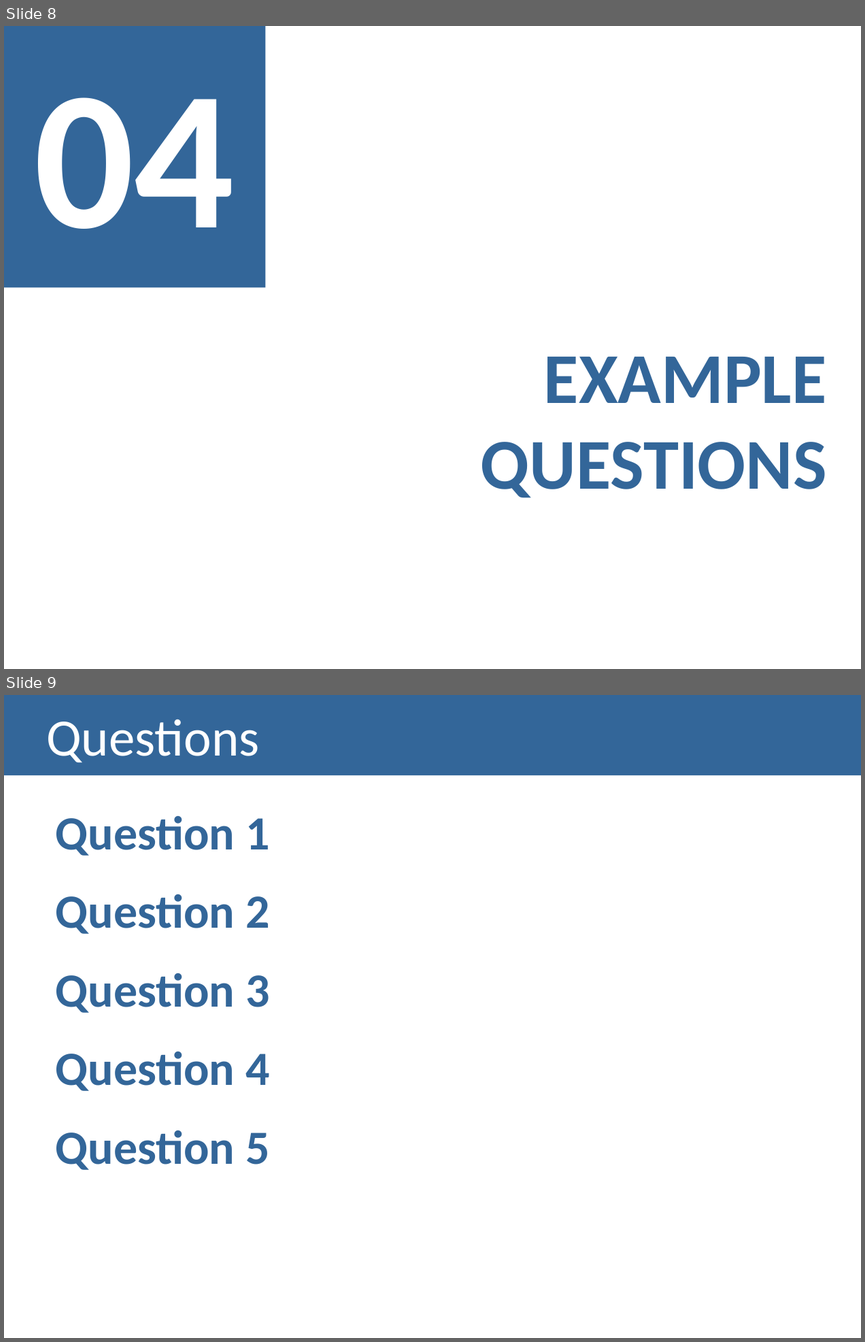
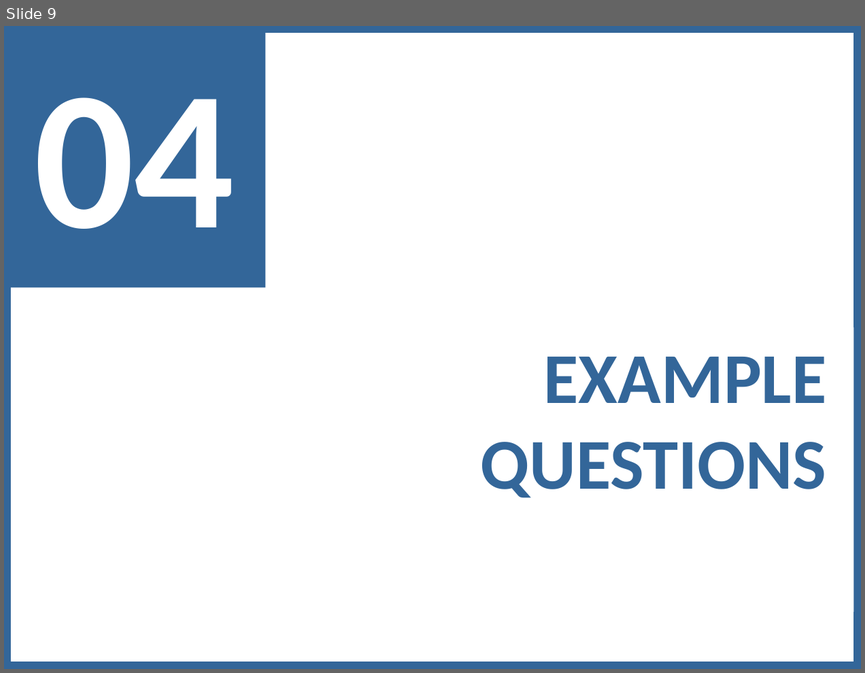
Before and after one commit to lucasrafael98/IV1819-esports, a slide deck: Documentation/Checkpoint I - Presentation.pptx. Shown one above the other, each under a label of ours: slides 8 and 9 before the commit, slide 9 after it. The pictures are 865x1342 and 865x673 pixels, drawn with LibreOffice and Linux fonts; fonts in the diff are those of the drawing. Boxes give left, top, right and bottom in pixels: in the first picture for what was removed or moved away, otherwise in the second. Text is boxed around its words. In the diff, an @@ line names an element or a change of style, - is before the commit and + after.

```diff
--- a/Documentation/Checkpoint I - Presentation.pptx
+++ b/Documentation/Checkpoint I - Presentation.pptx
@@ slide 9 removed at (4, 695, 861, 1338), background #FFFFFF @@
@@ title removed at (4, 695, 861, 775) @@
-Questions
@@ text removed at (56, 816, 269, 1170) @@
-Question 1
-Question 2
-Question 3
-Question 4
-Question 5
@@ what was slide 8 is now slide 9 @@
@@ slide 9 changed as well @@
@@ rectangle added at (4, 26, 861, 669), outline #336699 11.99 pt @@
```
Also in this commit, not shown: 8 other slides changed, 3 slides added, 1 other slide removed, 1 other file.
